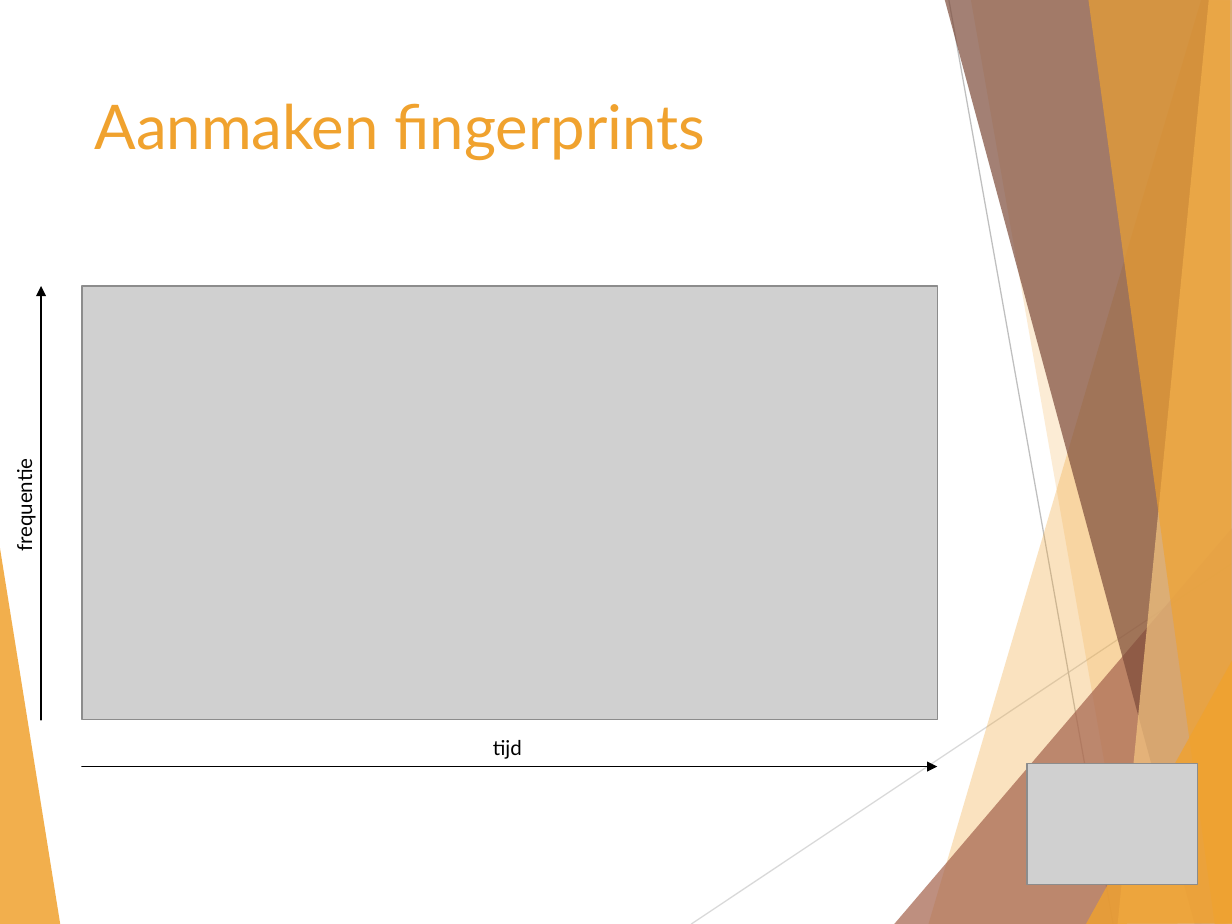
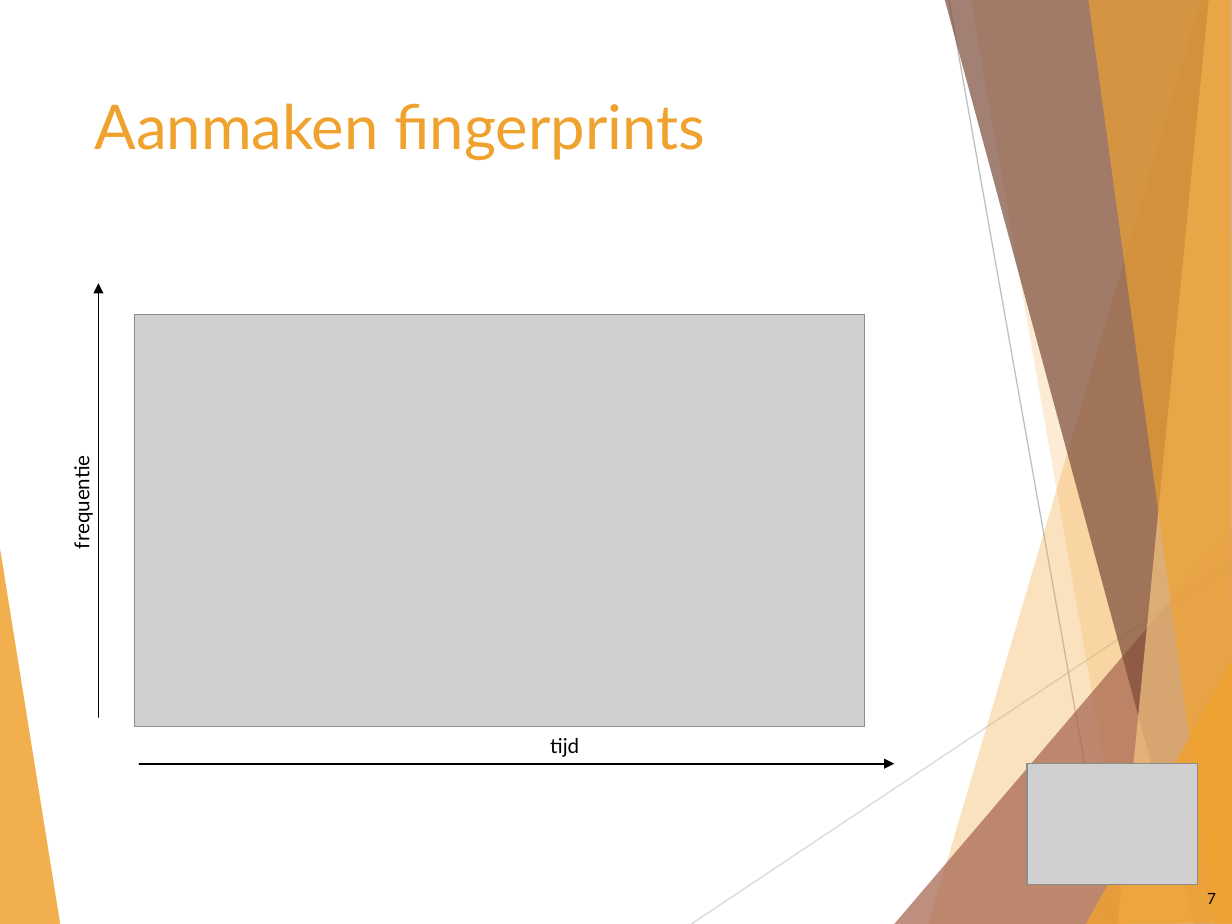
Before and after one commit to wardva/SignalSync, a slide deck: slide 7 of Presentatie 1/Masterproef_final.pptx. Drawn at 1232x924 pixels with LibreOffice and Linux fonts; fonts in the diff are those of the drawing; grey boxes stand for pictures. Boxes give left, top, right and bottom in pixels: in the first picture for what was removed or moved away, otherwise in the second. Text is boxed around its words. In the diff, an @@ line names an element or a change of style, - is before the commit and + after.

```diff
--- a/Presentatie 1/Masterproef_final.pptx
+++ b/Presentatie 1/Masterproef_final.pptx
@@ arrow moved from (41, 719) - (41, 286) to (99, 717) - (99, 283) @@
@@ picture: place and size @@
-picture at (83,286,938,719)
+picture at (134,315,864,727)
@@ text "frequentie": place and size @@
-text "frequentie" at (12,467,37,549)
+text "frequentie" at (69,464,94,546)
@@ text "tijd": place and size @@
-text "tijd" at (493,740,522,759)
+text "tijd" at (550,738,579,757)
@@ arrow moved from (83, 766) - (938, 766) to (139, 764) - (894, 764) @@
@@ page number added at (1207,893,1216,904), 9 pt, text #000000 @@
+7
```
Also in this commit, not shown: 12 other slides changed, 1 slide added, 21 other files.
